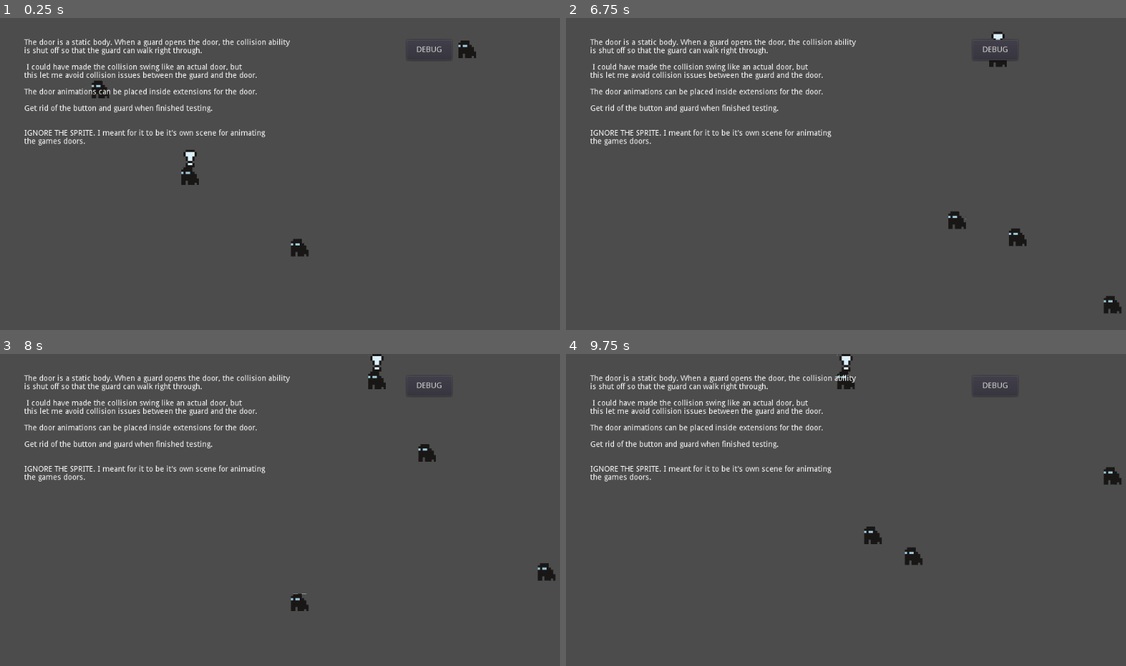
Above: before the commit, frames 1-4 (two rows, left to right).
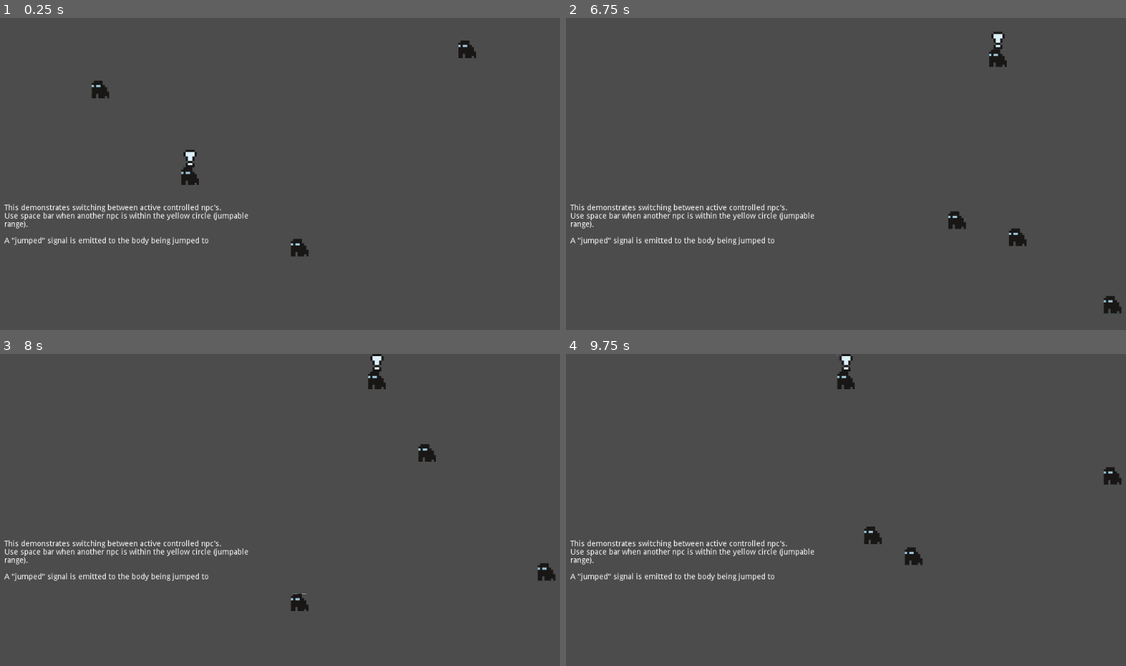
Above: after the commit, the same moments.

Repository: MxAshUp/godot-wild-jam-2
Game: Godot game, scene res://PrototypeScenes/Patrol/PathTest.tscn
Same seed, same stepped clock (60 frames per second), same inputs: the game is played once before the commit and once after it. This scene is started directly instead of the project's main scene. The engine's default icon, where the game draws it, is replaced by a stand-in: a white triangle on a blue panel in a dark square.
Inputs (mouse positions are in pixels of both pictures, inside the frame that each line leads up to):
- Up to frame 1 (0.25 s): no input
- Up to frame 2 (6.75 s): click (997, 49) at 0.5 s, where only the run before the commit has a clickable "DEBUG"; click (997, 49) at 1.25 s, where only the run before the commit has a clickable "DEBUG"; click (997, 49) at 2 s, where only the run before the commit has a clickable "DEBUG"; tap Enter (ui_accept) at 2.75, 2.85, 4.55, 5.1, 6.6 s; tap Space (jump, bound only after the commit) at 3.02, 3.32, 3.77, 3.8, 4.07, 4.35, 5.27, 5.57, 6.02, 6.05, 6.32 s; tap Ctrl (interact, bound only after the commit) at 3.05, 3.6, 5.3, 5.85 s
- Up to frame 3 (8 s): tap Space (jump, bound only after the commit) at 6.77, 7.07 s; tap Ctrl (interact, bound only after the commit) at 7.35 s
- Up to frame 4 (9.75 s): tap Space (jump, bound only after the commit) at 8.1, 8.27, 8.57, 9.02, 9.32 s; tap Enter (ui_accept) at 8.85 s; tap Ctrl (interact, bound only after the commit) at 9.6 s

The runs differ from the first frame. In frame 1, 3.7% of the frame differs, in the area x 0-79%, y 6-73%; in frame 2, 3.9%; in frame 3, 3.7%; in frame 4, 3.8%.

Commit message:
Renamed influence to interactable. Simplified to signal with child components. Lots of file organization.

Diff:
--- a/PrototypeScenes/Influence/Door/Door.gd
+++ b/LevelComponents/Door.gd
@@ -1,13 +1,10 @@
 extends StaticBody2D
-
 
 export var door_open : bool = false
 
+signal interact
 
-#The door.
-
-
-func perform_function():
+func _on_Door_interact():
 	if door_open :
 		#Close door
 		self.set_collision_layer_bit( 0, true )
@@ -18,4 +15,3 @@
 		self.set_collision_layer_bit( 0, false )
 		$Col.hide()
 		door_open = true
- #end
--- a/PrototypeScenes/Influence/Door/Door.tscn
+++ b/LevelComponents/Door.tscn
@@ -1,7 +1,11 @@
 [gd_scene load_steps=4 format=2]
 
-[ext_resource path="res://PrototypeScenes/Influence/Door/Door.gd" type="Script" id=1]
+[ext_resource path="res://LevelComponents/Door.gd" type="Script" id=1]
 [ext_resource path="res://icon.png" type="Texture" id=2]
+
+
+
+
 
 [sub_resource type="RectangleShape2D" id=1]
 
@@ -24,6 +28,7 @@
 _sections_unfolded = [ "Transform" ]
 
 [node name="NOTE" type="RichTextLabel" parent="."]
+visible = false
 anchor_left = 0.0
 anchor_top = 0.0
 anchor_right = 0.0
@@ -82,3 +87,5 @@
 scale = Vector2( 1.37062, 0.186952 )
 texture = ExtResource( 2 )
 _sections_unfolded = [ "Visibility" ]
+
+[connection signal="interact" from="." to="." method="_on_Door_interact"]
--- /dev/null
+++ b/LevelComponents/Hostage.tscn
@@ -0,0 +1,24 @@
+[gd_scene load_steps=3 format=2]
+
+[ext_resource path="res://Assets/placeholder-tiles.png" type="Texture" id=1]
+
+[sub_resource type="CircleShape2D" id=1]
+
+custom_solver_bias = 0.0
+radius = 10.0
+
+[node name="Hostage" type="KinematicBody2D"]
+input_pickable = false
+collision_layer = 1
+collision_mask = 1
+collision/safe_margin = 0.08
+motion/sync_to_physics = false
+
+[node name="CollisionShape2D" type="CollisionShape2D" parent="."]
+shape = SubResource( 1 )
+
+[node name="Sprite" type="Sprite" parent="."]
+texture = ExtResource( 1 )
+region_enabled = true
+region_rect = Rect2( -50, -130, 400, 520 )
+_sections_unfolded = [ "Region" ]
--- /dev/null
+++ b/LevelComponents/Interactable.gd
@@ -0,0 +1,12 @@
+extends Area2D
+
+#A scene which all interactable objects
+#should use. It handles all interact logic.
+#When this scene gets an interact signal emitted
+#it will pass it on to children.
+
+signal interact
+
+func _on_Interactable_interact():
+	for child in get_children():
+		(child as Node).emit_signal("interact")
--- /dev/null
+++ b/LevelComponents/Interactable.tscn
@@ -0,0 +1,18 @@
+[gd_scene load_steps=2 format=2]
+
+[ext_resource path="res://LevelComponents/Interactable.gd" type="Script" id=1]
+
+
+
+
+[node name="Interactable" type="Area2D"]
+input_pickable = true
+gravity_vec = Vector2( 0, 1 )
+gravity = 98.0
+linear_damp = 0.1
+angular_damp = 1.0
+audio_bus_override = false
+audio_bus_name = "Master"
+script = ExtResource( 1 )
+
+[connection signal="interact" from="." to="." method="_on_Interactable_interact"]
--- a/Tools/Patrol.gd
+++ b/LevelComponents/Patrol.gd
@@ -17,6 +17,7 @@
 var collision_circle : CircleShape2D = null
 var preview_offset = 0
 var jumpable_bodies : Array = Array()
+var interactables : Array = Array()
 
 func _ready():
 
@@ -51,12 +52,16 @@
 
 
 func process_input(delta):
-	if Input.is_action_just_pressed("ui_accept"):
+	if Input.is_action_just_pressed("jump"):
 		if jumpable_bodies.size() > 0:
 			var to_jump_body : PhysicsBody2D = jumpable_bodies[0]
 			to_jump_body.emit_signal("jumped", self)
 			jumpable_bodies.remove(0)
 			being_controlled = false
+
+	if Input.is_action_just_pressed("interact"):
+		for interactable in interactables:
+			(interactable as Node).emit_signal("interact")
 
 
 # Process for just tooling around
@@ -94,7 +99,7 @@
 			jumpable_bodies.append(body)
 
 
-func _on_JumpArea_body_exited(body):
+func _on_JumpArea_body_exited(body : PhysicsBody2D):
 	if body != self.static_body:
 		var index = jumpable_bodies.find(body)
 		if index != -1:
@@ -103,3 +108,15 @@
 
 func _on_StaticBody_jumped(jump_from_node : Node2D):
 	become_controlled(jump_from_node)
+
+func _on_InteractArea_area_entered(interactable_area : Area2D):
+	if interactable_area != jump_area:
+		var index = interactables.find(interactable_area)
+		if index == -1:
+			interactables.append(interactable_area)
+
+func _on_InteractArea_area_exited(interactable_area : Area2D):
+	if interactable_area != self.jump_area:
+		var index = interactables.find(interactable_area)
+		if index != -1:
+			interactables.remove(index)
--- a/PrototypeScenes/Patrol/PathFollow.tscn
+++ b/LevelComponents/Patrol.tscn
@@ -1,8 +1,13 @@
-[gd_scene load_steps=7 format=2]
+[gd_scene load_steps=8 format=2]
 
-[ext_resource path="res://Tools/Patrol.gd" type="Script" id=1]
+[ext_resource path="res://LevelComponents/Patrol.gd" type="Script" id=1]
 [ext_resource path="res://Assets/placeholder-tiles.png" type="Texture" id=2]
 [ext_resource path="res://Assets/Sounds/BodySwap.ogg" type="AudioStream" id=3]
+
+[sub_resource type="CircleShape2D" id=4]
+
+custom_solver_bias = 0.0
+radius = 50.0
 
 [sub_resource type="CircleShape2D" id=1]
 
@@ -22,7 +27,7 @@
 custom_solver_bias = 0.0
 radius = 32.0
 
-[node name="Node2D" type="Node2D"]
+[node name="Patrol" type="Node2D"]
 script = ExtResource( 1 )
 move_speed = 100
 start_offset = 0
@@ -53,6 +58,19 @@
 region_enabled = true
 region_rect = Rect2( 128, 256, 32, 32 )
 _sections_unfolded = [ "Region", "Transform", "texture" ]
+
+[node name="InteractArea" type="Area2D" parent="PathFollow2D"]
+editor/display_folded = true
+input_pickable = true
+gravity_vec = Vector2( 0, 1 )
+gravity = 98.0
+linear_damp = 0.1
+angular_damp = 1.0
+audio_bus_override = false
+audio_bus_name = "Master"
+
+[node name="CollisionShape2D" type="CollisionShape2D" parent="PathFollow2D/InteractArea"]
+shape = SubResource( 4 )
 
 [node name="JumpArea" type="Area2D" parent="PathFollow2D"]
 editor/display_folded = true
@@ -95,6 +113,8 @@
 bus = "Master"
 area_mask = 1
 
+[connection signal="area_entered" from="PathFollow2D/InteractArea" to="." method="_on_InteractArea_area_entered"]
+[connection signal="area_exited" from="PathFollow2D/InteractArea" to="." method="_on_InteractArea_area_exited"]
 [connection signal="body_entered" from="PathFollow2D/JumpArea" to="." method="_on_JumpArea_body_entered"]
 [connection signal="body_exited" from="PathFollow2D/JumpArea" to="." method="_on_JumpArea_body_exited"]
 [connection signal="jumped" from="PathFollow2D/StaticBody" to="." method="_on_StaticBody_jumped"]
--- a/PrototypeScenes/GameplayIntegration/Test-1.tscn
+++ b/PrototypeScenes/GameplayIntegration/Test-1.tscn
@@ -1,7 +1,8 @@
-[gd_scene load_steps=4 format=2]
+[gd_scene load_steps=7 format=2]
 
-[ext_resource path="res://PrototypeScenes/Patrol/PathFollow.tscn" type="PackedScene" id=1]
-[ext_resource path="res://PrototypeScenes/Influence/Influence.tscn" type="PackedScene" id=2]
+[ext_resource path="res://LevelComponents/Patrol.tscn" type="PackedScene" id=1]
+[ext_resource path="res://LevelComponents/Interactable.tscn" type="PackedScene" id=2]
+[ext_resource path="res://LevelComponents/Door.tscn" type="PackedScene" id=3]
 
 [sub_resource type="Curve2D" id=1]
 
@@ -9,6 +10,16 @@
 _data = {
 "points": PoolVector2Array( 0, 0, 0, 0, 180, 150, 0, 0, 0, 0, 710, 150, 0, 0, 0, 0, 710, 310, 0, 0, 0, 0, 180, 310, 0, 0, 0, 0, 180, 150 )
 }
+
+[sub_resource type="RectangleShape2D" id=2]
+
+custom_solver_bias = 0.0
+extents = Vector2( 41.612, 30 )
+
+[sub_resource type="RectangleShape2D" id=3]
+
+custom_solver_bias = 0.0
+extents = Vector2( 40, 30 )
 
 [node name="Node2D" type="Node2D"]
 
@@ -22,11 +33,26 @@
 [node name="Influence" parent="." instance=ExtResource( 2 )]
 position = Vector2( 458.388, 100 )
 
+[node name="CollisionShape2D" type="CollisionShape2D" parent="Influence"]
+position = Vector2( -8.388, 50 )
+shape = SubResource( 2 )
+
+[node name="Door" parent="Influence" instance=ExtResource( 3 )]
+position = Vector2( 251.612, 120 )
+
 [node name="Influence2" parent="." instance=ExtResource( 2 )]
 position = Vector2( 470, 360 )
 rotation = 3.14159
 _sections_unfolded = [ "Transform" ]
 
+[node name="Door2" parent="Influence2" instance=ExtResource( 3 )]
+position = Vector2( 290, 134.217 )
+rotation = -3.14159
+
+[node name="CollisionShape2D" type="CollisionShape2D" parent="Influence2"]
+position = Vector2( 19.9999, 50.0001 )
+shape = SubResource( 3 )
+
 [connection signal="body_entered" from="Guard/Path2D/PathFollow2D/JumpArea" to="Guard" method="_on_JumpArea_body_entered"]
 [connection signal="body_exited" from="Guard/Path2D/PathFollow2D/JumpArea" to="Guard" method="_on_JumpArea_body_exited"]
 [connection signal="jumped" from="Guard/Path2D/PathFollow2D/StaticBody" to="Guard" method="_on_StaticBody_jumped"]
--- a/PrototypeScenes/Influence/Influence.gd
+++ /dev/null
@@ -1,48 +0,0 @@
-tool
-extends Area2D
-
-#A scene which all influence capable objects
-#should use. It handles all influence logic.
-
-#USE: You need to make another scene a child
-#of this scene and name it Function for this
-#scene to use it.
-
-var function
-
-
-
-func become_influenced():
-	#Should I pass a reference to the body that did
-	#the influencing?
-	if function == null :
-		print( name + "'s function null. Is the child named Function?" )
-	function.perform_function()
- #end
-
-
-func body_entered( body ):
-	#Connect the body's lnfluence signal.
-	body.connect( "influence", self, "become_influenced" )
- #end
-
-
-func body_exited( body ):
-	body.disconnect( "influence", self, "become_influenced" )
-
-
-
-func _ready():
-	#If a two way col is present,
-	#use that instead of default col.
-	if has_node( "TwoWayCol" ) :
-		get_node("Col").queue_free()
-
-	#Assign the Function node to function lol.
-	function = get_node( "Function" )
-
-	self.connect( "body_entered", self, "body_entered" )
-	self.connect( "body_exited", self, "body_exited" )
-
-	get_node( "BecomeInfluenced" ).connect( "pressed", self, "become_influenced")
- #end
--- a/PrototypeScenes/Influence/Influence.tscn
+++ /dev/null
@@ -1,73 +0,0 @@
-[gd_scene load_steps=2 format=2]
-
-[ext_resource path="res://PrototypeScenes/Influence/Influence.gd" type="Script" id=1]
-
-[node name="Influence" type="Area2D"]
-input_pickable = true
-gravity_vec = Vector2( 0, 1 )
-gravity = 98.0
-linear_damp = 0.1
-angular_damp = 1.0
-audio_bus_override = false
-audio_bus_name = "Master"
-script = ExtResource( 1 )
-
-[node name="Col" type="CollisionPolygon2D" parent="."]
-build_mode = 0
-polygon = PoolVector2Array( 100, 0, 98, 20, 93, 38, 84, 56, 71, 71, 56, 83, 38, 92, 19, 98, 0, 100, -20, 98, -39, 92, -56, 83, -71, 70, -83, 56, -92, 39, -98, 19, -100, 0 )
-_sections_unfolded = [ "polygon" ]
-
-[node name="NOTE" type="RichTextLabel" parent="."]
-visible = false
-anchor_left = 0.0
-anchor_top = 0.0
-anchor_right = 0.0
-anchor_bottom = 0.0
-margin_left = 228.0
-margin_top = 131.0
-margin_right = 954.0
-margin_bottom = 560.0
-rect_pivot_offset = Vector2( 0, 0 )
-rect_clip_content = true
-mouse_filter = 0
-mouse_default_cursor_shape = 0
-size_flags_horizontal = 1
-size_flags_vertical = 1
-bbcode_enabled = false
-bbcode_text = "You can instance a scene within the Influence folder called TwoWayInfluenceCol.
- This scene will let you set up two way doors."
-visible_characters = -1
-percent_visible = 1.0
-meta_underlined = true
-tab_size = 4
-text = "You can instance a scene within the Influence folder called TwoWayInfluenceCol.
- This scene will let you set up two way doors."
-scroll_active = true
-scroll_following = false
-selection_enabled = false
-override_selected_font_color = false
-_sections_unfolded = [ "BBCode" ]
-
-[node name="BecomeInfluenced" type="Button" parent="."]
-anchor_left = 0.0
-anchor_top = 0.0
-anchor_right = 0.0
-anchor_bottom = 0.0
-margin_left = -178.0
-margin_top = 30.0
-margin_right = -96.0
-margin_bottom = 67.0
-rect_pivot_offset = Vector2( 0, 0 )
-rect_clip_content = false
-focus_mode = 2
-mouse_filter = 0
-mouse_default_cursor_shape = 0
-size_flags_horizontal = 1
-size_flags_vertical = 1
-toggle_mode = false
-enabled_focus_mode = 2
-shortcut = null
-group = null
-text = "DEBUG"
-flat = false
-align = 1
--- a/PrototypeScenes/Patrol/PathTest.tscn
+++ b/PrototypeScenes/Patrol/PathTest.tscn
@@ -1,8 +1,10 @@
-[gd_scene load_steps=8 format=2]
+[gd_scene load_steps=6 format=2]
 
-[ext_resource path="res://PrototypeScenes/Patrol/PathFollow.tscn" type="PackedScene" id=1]
-[ext_resource path="res://PrototypeScenes/Influence/Influence.tscn" type="PackedScene" id=2]
-[ext_resource path="res://PrototypeScenes/Influence/Door/Door.tscn" type="PackedScene" id=3]
+[ext_resource path="res://LevelComponents/Patrol.tscn" type="PackedScene" id=1]
+
+
+
+
 
 [sub_resource type="Curve2D" id=1]
 
@@ -71,7 +73,6 @@
 curve = SubResource( 4 )
 
 [node name="description" type="RichTextLabel" parent="."]
-visible = false
 anchor_left = 0.0
 anchor_top = 0.0
 anchor_right = 0.0
@@ -105,12 +106,6 @@
 override_selected_font_color = false
 _sections_unfolded = [ "BBCode" ]
 
-[node name="Influence" parent="." instance=ExtResource( 2 )]
-position = Vector2( 916, 10 )
-
-[node name="Function" parent="Influence" instance=ExtResource( 3 )]
-position = Vector2( -916, -10 )
-
 [connection signal="body_entered" from="Node2D/Path2D/PathFollow2D/JumpArea" to="Node2D" method="_on_JumpArea_body_entered"]
 [connection signal="body_exited" from="Node2D/Path2D/PathFollow2D/JumpArea" to="Node2D" method="_on_JumpArea_body_exited"]
 [connection signal="jumped" from="Node2D/Path2D/PathFollow2D/StaticBody" to="Node2D" method="_on_StaticBody_jumped"]
--- a/project.godot
+++ b/project.godot
@@ -32,6 +32,16 @@
 "events": [ Object(InputEventKey,"resource_local_to_scene":false,"resource_name":"","device":0,"alt":false,"shift":false,"control":false,"meta":false,"command":false,"pressed":false,"scancode":16777217,"unicode":0,"echo":false,"script":null)
  ]
 }
+interact={
+"deadzone": 0.5,
+"events": [ Object(InputEventKey,"resource_local_to_scene":false,"resource_name":"","device":0,"alt":false,"shift":false,"control":false,"meta":false,"command":false,"pressed":false,"scancode":16777238,"unicode":0,"echo":false,"script":null)
+ ]
+}
+jump={
+"deadzone": 0.5,
+"events": [ Object(InputEventKey,"resource_local_to_scene":false,"resource_name":"","device":0,"alt":false,"shift":false,"control":false,"meta":false,"command":false,"pressed":false,"scancode":32,"unicode":0,"echo":false,"script":null)
+ ]
+}
 
 [rendering]
 
